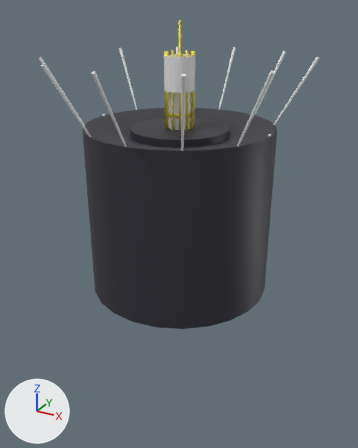
An edit to the FBX model HS-306/HS-306.fbx, drawn before and after from the same camera.
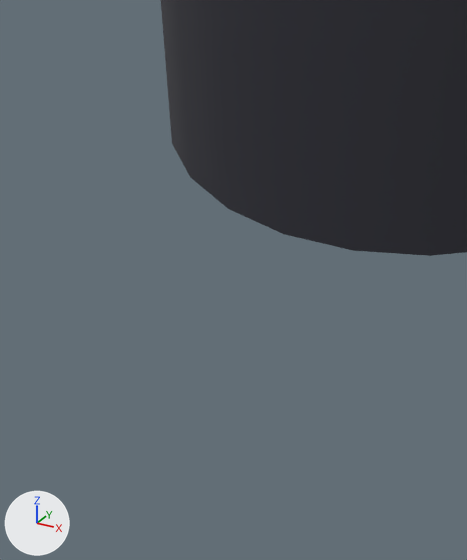
The first picture shows the older version from a camera (50 mm lens) standing at (1.14, -2.08, 0.95) and looking at (0.02, -0.04, -0.07). The close-ups show both versions on the part from 10% to 54% of the width and 54% to 96% of the height of that picture; other places that the commit changed are outside them. The lights are fixed; the arrows at lower left show +X, +Y and +Z. Both versions are drawn at frame 151 of the action 'Scene'; the numbers are the values there.

Script lines for the objects in view, before the commit:
```python
me_cylinder_003 = bpy.data.meshes.new('Cylinder.003')
me_cylinder_003.from_pydata(...)  # 458 vertices, 456 faces; spans x -1.0..1.0, y -1.0..1.0, z -1.17..1.0
me_cylinder_003.materials.append(mat_material)  # black #2d2d36
ob_body = bpy.data.objects.new('Body', me_cylinder_003)
ob_body.location = (0.0, 0.0, 0.0)
ob_body.scale = (0.46, 0.46, 0.429)
```
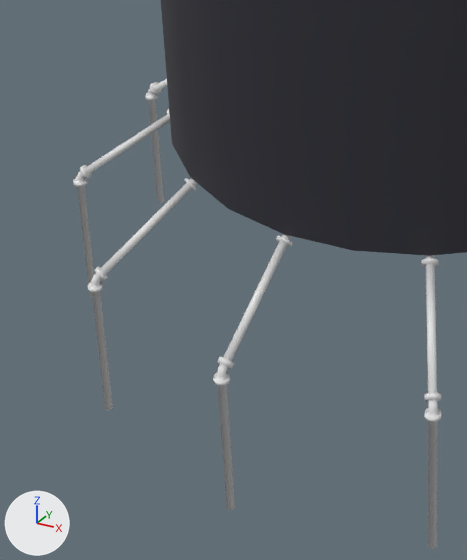
The change, as a list of edits to the scene's bpy script:
```text
Add me_cylinder_043:
    me_cylinder_043.from_pydata(...)  # 472 vertices, 469 faces; spans x -0.014..0.014, y -0.014..0.225, z -0.399..0.007
Add ob_cylinder_023:
    ob_cylinder_023 = bpy.data.objects.new('Cylinder.023', me_cylinder_043)
    ob_cylinder_023.location = (-0.447, 0.0, -0.419)
    ob_cylinder_023.rotation_euler = (-0.958, 0.0, -1.57)  # degrees (-55, 0, -90)
Add ob_cylinder_024:
    ob_cylinder_024 = bpy.data.objects.new('Cylinder.024', me_cylinder_043.copy())
    ob_cylinder_024.location = (-0.387, -0.223, -0.419)
    ob_cylinder_024.rotation_euler = (-0.958, 0.0, -1.047)  # degrees (-55, 0, -60)
Add ob_cylinder_015:
    ob_cylinder_015 = bpy.data.objects.new('Cylinder.015', me_cylinder_043.copy())
    ob_cylinder_015.location = (0.0, -0.447, -0.419)
    ob_cylinder_015.rotation_euler = (-0.958, 0.0, 0.0)  # degrees (-55, 0, 0)
Add ob_cylinder_014:
    ob_cylinder_014 = bpy.data.objects.new('Cylinder.014', me_cylinder_043.copy())
    ob_cylinder_014.location = (0.223, -0.387, -0.419)
    ob_cylinder_014.rotation_euler = (-0.958, 0.0, 0.523)  # degrees (-55, 0, 30)
Add ob_cylinder_025:
    ob_cylinder_025 = bpy.data.objects.new('Cylinder.025', me_cylinder_043.copy())
    ob_cylinder_025.location = (-0.223, -0.387, -0.419)
    ob_cylinder_025.rotation_euler = (-0.958, 0.0, -0.523)  # degrees (-55, 0, -30)
```

Location of each change, [x1, y1, x2, y2] in pixels of the close-ups (467 x 560 px):
'Cylinder.014', added: after [421, 255, 441, 548]
'Cylinder.015', added: after [213, 234, 292, 510]
'Cylinder.025', added: after [88, 178, 197, 410]
'Cylinder.024', added: after [73, 109, 170, 297]
'Cylinder.023', added: after [145, 79, 167, 203]
